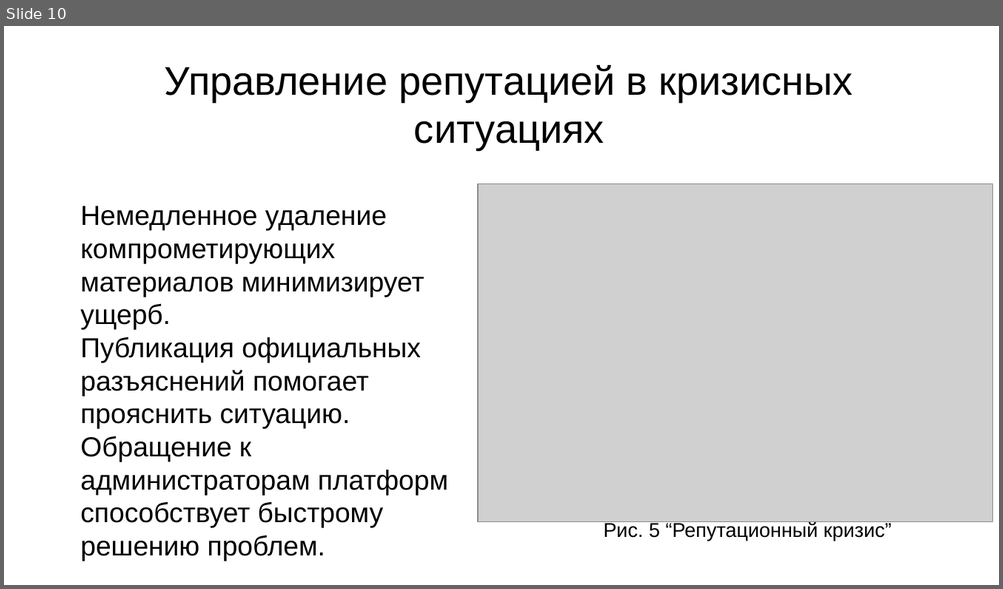
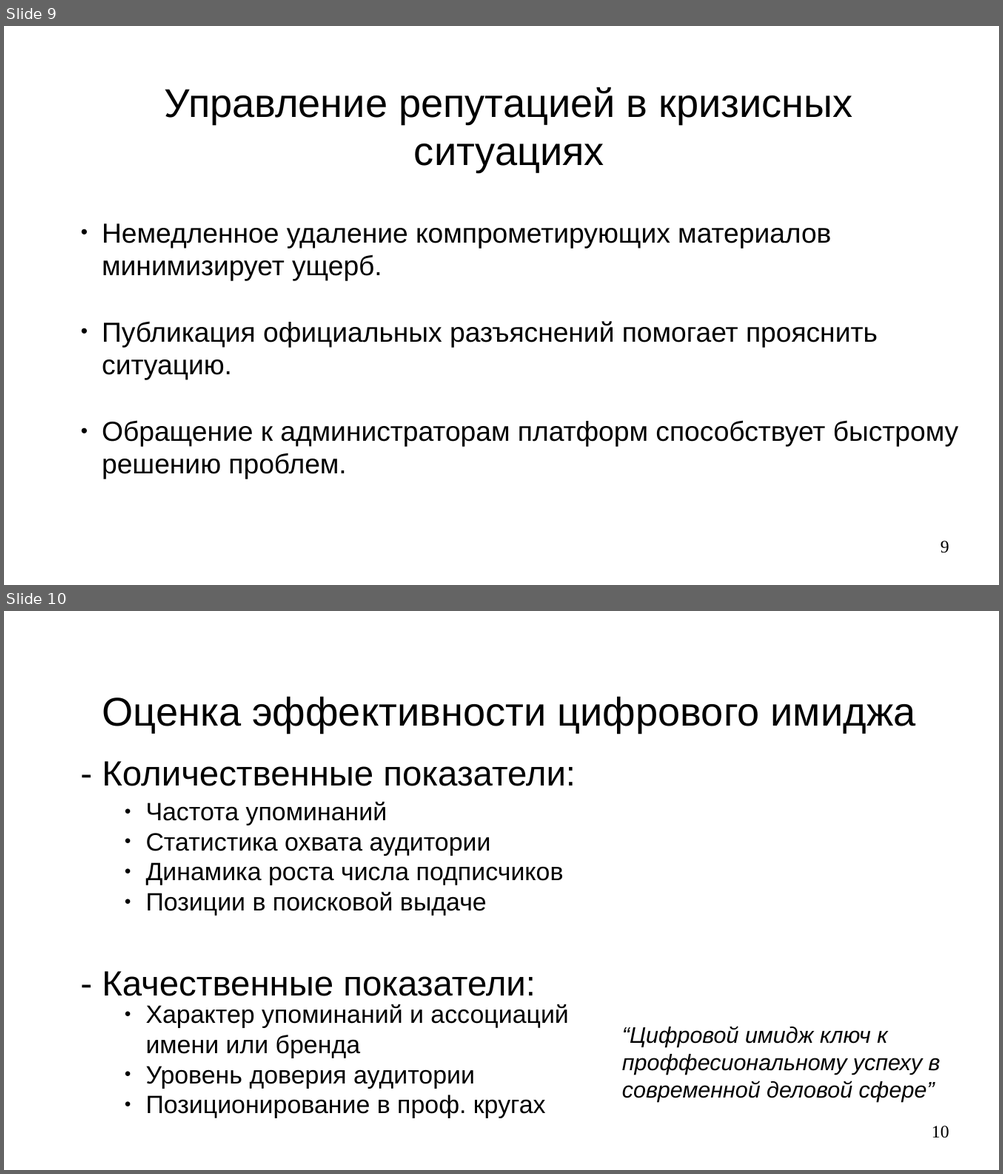
Before and after one commit to NietzschePoseidon/digital-fundamentals, a slide deck: documents/OCTpres1.odp. Shown one above the other, each under a label of ours: slide 10 before the commit, slides 9 and 10 after it. The pictures are 1003x589 and 1003x1174 pixels, drawn with LibreOffice and Linux fonts; fonts in the diff are those of the drawing; grey boxes stand for pictures. Boxes give left, top, right and bottom in pixels: in the first picture for what was removed or moved away, otherwise in the second. Text is boxed around its words. In the diff, an @@ line names an element or a change of style, - is before the commit and + after.

```diff
--- a/documents/OCTpres1.odp
+++ b/documents/OCTpres1.odp
@@ slide 10 added at (x1=4, y1=611, x2=999, y2=1170), background #FFFFFF @@
@@ text added at (x1=102, y1=696, x2=916, y2=733), 32 pt, text #000000 @@
+Оценка эффективности цифрового имиджа
@@ text added at (x1=102, y1=761, x2=575, y2=997), 28 pt, text #000000 @@
+- Количественные показатели:
+- Качественные показатели:
@@ text added at (x1=146, y1=802, x2=563, y2=916), 20 pt, text #000000 @@
+  ● Частота упоминаний
+  ● Статистика охвата аудитории
+  ● Динамика роста числа подписчиков
+  ● Позиции в поисковой выдаче
@@ text added at (x1=146, y1=1005, x2=568, y2=1119), 20 pt, text #000000 @@
+  ● Характер упоминаний и ассоциаций имени или бренда
+  ● Уровень доверия аудитории
+  ● Позиционирование в проф. кругах
@@ text added at (x1=622, y1=1026, x2=940, y2=1102), 18 pt, text #000000, italic @@
+“Цифровой имидж ключ к проффесиональному успеху в современной деловой сфере”
@@ page number added at (x1=931, y1=1126, x2=949, y2=1139), 14 pt, text #000000 @@
+10
@@ what was slide 10 is now slide 9 @@
@@ slide 9 changed as well @@
@@ text "Управление репутацией в кризисных ситуациях" moved from (x1=165, y1=64, x2=853, y2=150) to (x1=165, y1=87, x2=853, y2=172) @@
@@ picture removed at (x1=478, y1=184, x2=993, y2=523) @@
@@ text "Немедленное удаление компрометирующих материалов минимизируе ..." moved from (x1=80, y1=206, x2=448, y2=528) to (x1=102, y1=224, x2=959, y2=480) @@
@@ text "Немедленное удаление компрометирующих материалов минимизируе ..." at (x1=102, y1=224, x2=959, y2=480): bullet none to ● @@
@@ text removed at (x1=603, y1=522, x2=891, y2=541) @@
-Рис. 5 “Репутационный кризис”
@@ page number added at (x1=940, y1=541, x2=949, y2=554), 14 pt, text #000000 @@
+9
```
Also in this commit, not shown: 9 other slides changed, 2 slides removed.
